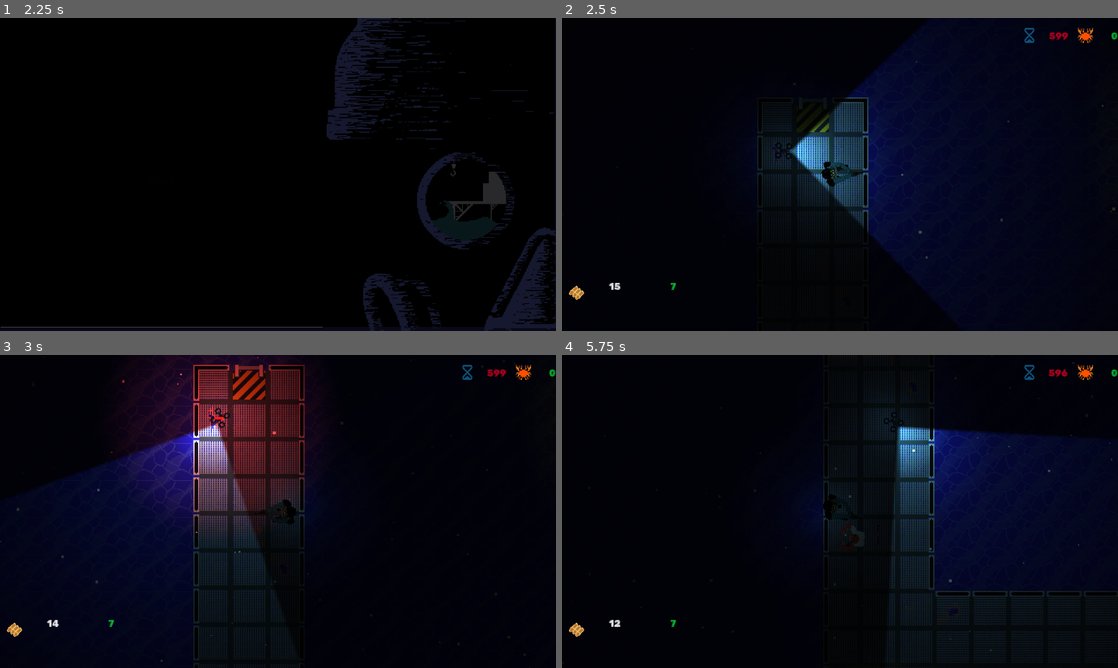
Above: before the commit, frames 1-4 (two rows, left to right).
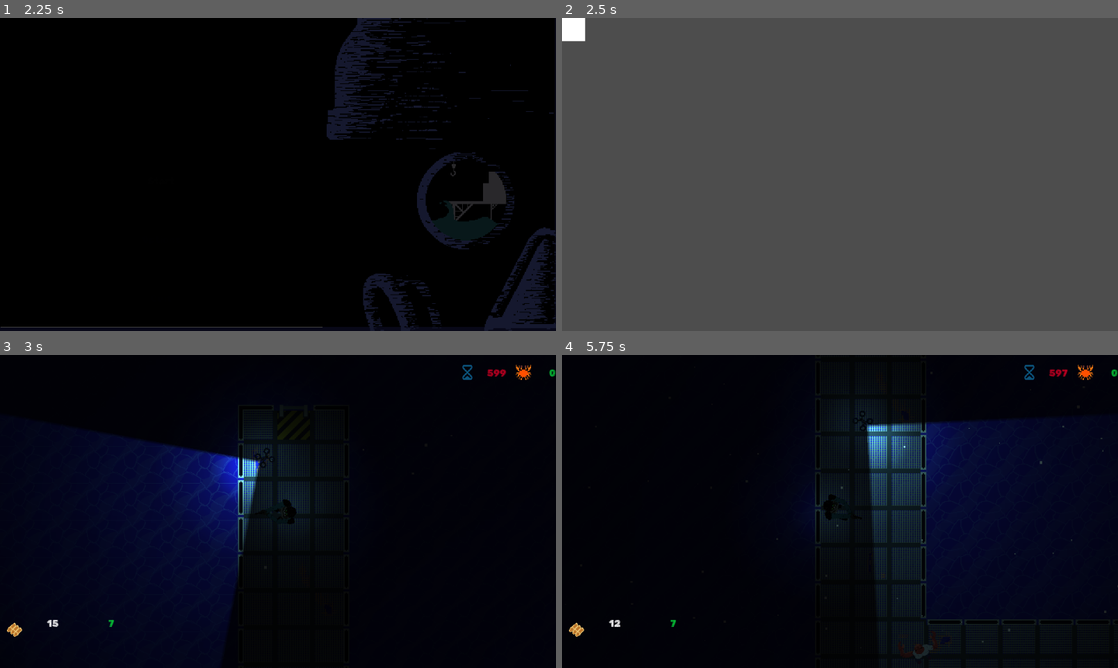
Above: after the commit, the same moments.

Repository: Fulgurata/Antibody
Game: Godot game, scene res://scenes/menus/main_menu/main_menu.tscn
Same seed, same stepped clock (60 frames per second), same inputs: the game is played once before the commit and once after it. Sound files missing from this copy of the repository are replaced by a short silence.
Inputs (mouse positions are in pixels of both pictures, inside the frame that each line leads up to):
- Up to frame 1 (2.25 s): click "Start" at 0.5 s; click "Start" at 1.25 s; move the mouse to (400, 158) at 2.02 s; hold D (move_right) from 2.03 s (still down); tap Shift (dodge) at 2.1 s; click (400, 158) at 2.17 s
- Up to frame 2 (2.5 s): keep holding D (move_right)
- Up to frame 3 (3 s): move the mouse to (166, 527) at 2.77 s; release D (move_right) at 2.78 s; hold S (move_down) from 2.78 s (still down); tap Q (flare) at 2.85 s; click (166, 527) at 2.92 s
- Up to frame 4 (5.75 s): move the mouse to (895, 442) at 3.52 s; release S (move_down) at 3.53 s; hold D (move_right) 3.53-4.28 s; tap 1 (give_ammo_dev) at 3.6 s; click (895, 442) at 3.67 s; tap Enter at 4.25 s; move the mouse to (812, 574) at 4.27 s; hold W (move_up) 4.28-5.03 s; tap E (interact) at 4.35 s; click (812, 574) at 4.42 s; move the mouse to (1006, 558) at 5.02 s; hold A (move_left) from 5.03 s (still down); tap Mouse wheel down (next_weapon) at 5.1 s; click (1006, 558) at 5.17 s

Frame 1 is identical in both runs. In frame 2, 100% of the frame differs, in the area x 0-100%, y 0-100%; in frame 3, 15%; in frame 4, 6.4%.

Commit message:
added intro scene

Diff:
--- /dev/null
+++ b/scenes/intro_and_exit/intro.gd
@@ -0,0 +1,9 @@
+extends Node2D
+
+var NextLevel: String = "res://scenes/levels/top_side_level/top_side_level.tscn"
+
+# Called when the node enters the scene tree for the first time.
+
+func _input(event: InputEvent) -> void:
+	if event is InputEventMouseButton and event.pressed:
+		get_tree().change_scene_to_file(NextLevel)
--- /dev/null
+++ b/scenes/intro_and_exit/intro.tscn
@@ -0,0 +1,20 @@
+[gd_scene load_steps=3 format=3 uid="uid://ebguyepvof2d"]
+
+[ext_resource type="Script" path="res://scenes/intro_and_exit/intro.gd" id="1_cdqot"]
+[ext_resource type="AudioStream" uid="uid://cfiueghlyr0hy" path="res://scenes/menus/main_menu/Mian_menu.ogg" id="2_egfnp"]
+
+[node name="Intro" type="Node2D"]
+script = ExtResource("1_cdqot")
+
+[node name="TextureRect" type="TextureRect" parent="."]
+offset_right = 40.0
+offset_bottom = 40.0
+
+[node name="ColorRect" type="ColorRect" parent="."]
+offset_right = 40.0
+offset_bottom = 40.0
+
+[node name="AudioStreamPlayer2D" type="AudioStreamPlayer2D" parent="."]
+stream = ExtResource("2_egfnp")
+autoplay = true
+parameters/looping = true
--- a/scripts/menus/main_menu.gd
+++ b/scripts/menus/main_menu.gd
@@ -31,7 +31,8 @@
 
 func _on_fade_timer_timeout() -> void:
 	if button_type == "start" :
-		get_tree().change_scene_to_file("res://scenes/levels/top_side_level/top_side_level.tscn")
+		#get_tree().change_scene_to_file("res://scenes/levels/top_side_level/top_side_level.tscn")
+		get_tree().change_scene_to_file("res://scenes/intro_and_exit/intro.tscn")
 		Input.mouse_mode = Input.MOUSE_MODE_CONFINED
 
 	if button_type == "quit" :
